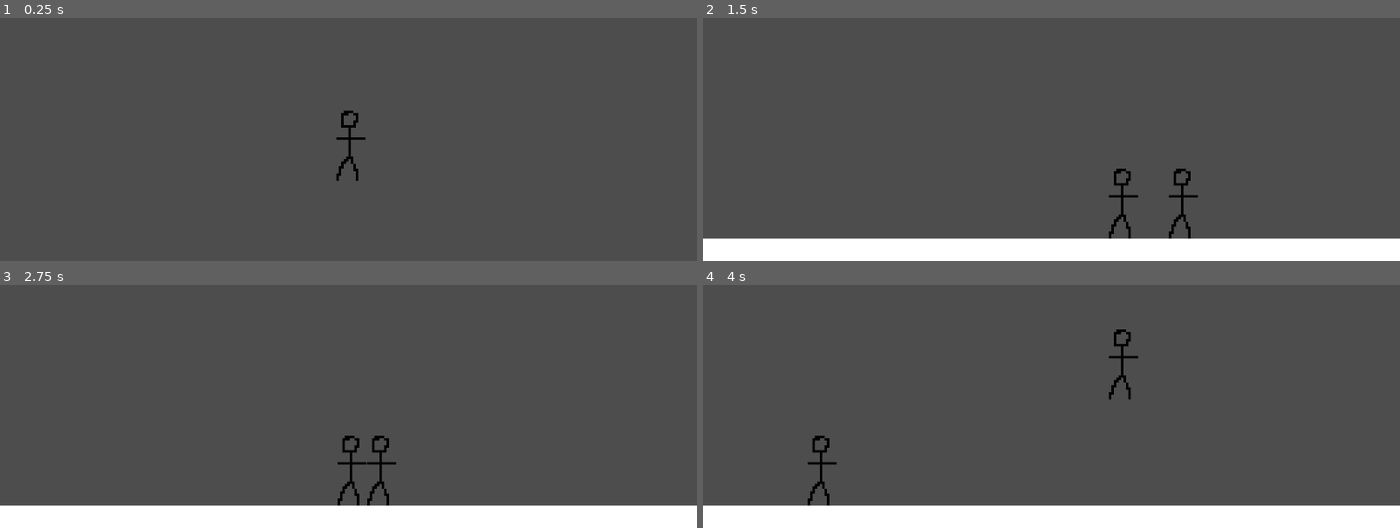
Above: before the commit, frames 1-4 (two rows, left to right).
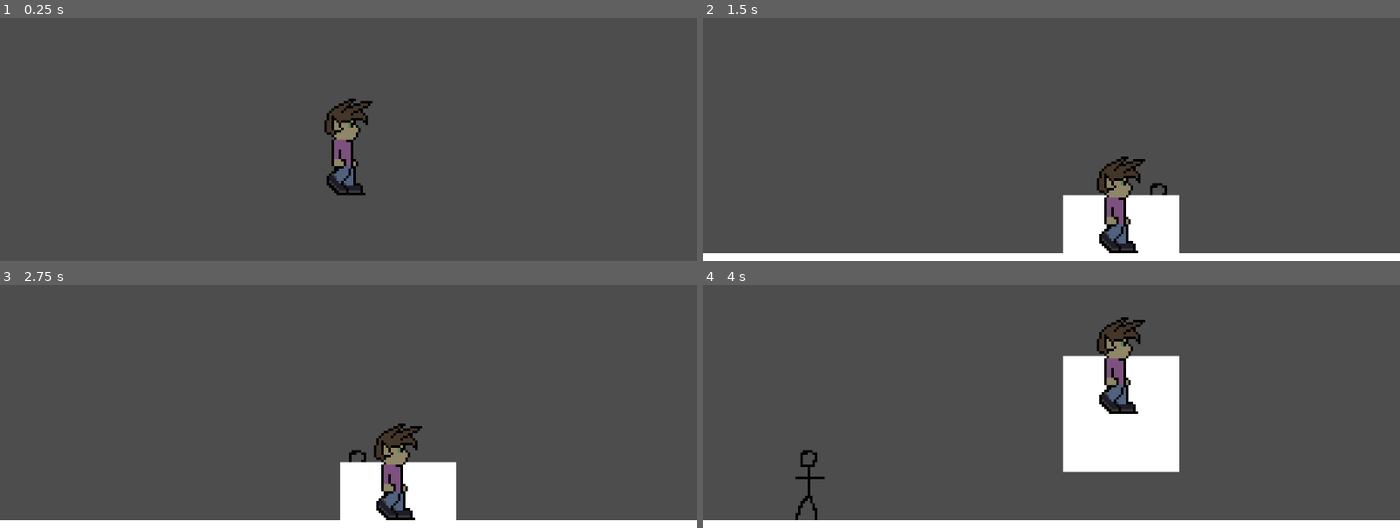
Above: after the commit, the same moments.

Repository: MastersUniversity/Stealth-Platformer
Game: Godot game, scene res://main_game.tscn
Same seed, same stepped clock (60 frames per second), same inputs: the game is played once before the commit and once after it.
Inputs:
- Up to frame 1 (0.25 s): no input
- Up to frame 2 (1.5 s): tap Enter (ui_accept) at 0.5, 0.77 s; hold Right (ui_right) from 0.53 s (still down)
- Up to frame 3 (2.75 s): tap Enter (ui_accept) at 1.52 s; release Right (ui_right) at 2.03 s; hold Left (ui_left) from 2.03 s (still down)
- Up to frame 4 (4 s): tap Enter (ui_accept) at 2.75, 3.02, 3.77 s; release Left (ui_left) at 2.78 s; hold Right (ui_right) from 2.78 s (still down)

The runs differ from the first frame. In frame 1, 1.6% of the frame differs, in the area x 46-54%, y 32-74%; in frame 2, 9.4%; in frame 3, 9.2%; in frame 4, 15%, in the area x 0-100%, y 13-97%.

Commit message:
Crouch Feature Part 1
Rough version of the crouch feature

Diff:
--- a/Scenes/Characters/Player/Player.gd
+++ b/Scenes/Characters/Player/Player.gd
@@ -2,11 +2,16 @@
 
 
 const SPEED = 100.0
+const WALK_SOUND = 3.0
+const CROUCH_SPEED = 50.0
+const CROUCH_SOUND = 1.5
 const JUMP_VELOCITY = -300.0
 
 
 # Get the gravity from the project settings to be synced with RigidBody nodes.
 var gravity = ProjectSettings.get_setting("physics/2d/default_gravity")
+var current_speed = SPEED
+var current_sound = 0
 
 
 func _physics_process(delta):
@@ -19,25 +24,37 @@
 	if Input.is_action_just_pressed("ui_accept") and is_on_floor():
 		velocity.y = JUMP_VELOCITY
 
+	if Input.is_key_pressed(KEY_S):
+		current_speed = CROUCH_SPEED
+		current_sound = CROUCH_SOUND
+		$Sprite2D.scale.y = 0.5
+		$WalkingColider.disabled = true
+		$CrouchingCollider.disabled = false
+
+	else:
+		current_speed = SPEED
+		current_sound = WALK_SOUND
+		$Sprite2D.scale.y = 1
+		$WalkingColider.disabled = false
+		$CrouchingCollider.disabled = true
+
 	# Handles making the sound based on what the player is doing
-	# (Could use refinement)
-	if velocity.x != 0:
-		$Sound.sound_radius = 3
-		$Sound.set_global_location_vector(self.global_position)
-	elif velocity.y < JUMP_VELOCITY * .9:
-		$Sound.sound_radius = 3
-	else:
-		$Sound.sound_radius = 0
+	if velocity.y < JUMP_VELOCITY * .9:
+		current_sound = WALK_SOUND
 
 	# Get the input direction and handle the movement/deceleration.
 	# As good practice, you should replace UI actions with custom gameplay actions.
 	var direction = Input.get_axis("ui_left", "ui_right")
 	if direction:
-		velocity.x = move_toward(velocity.x, direction * SPEED, SPEED/10)
+		velocity.x = move_toward(velocity.x, direction * current_speed, current_speed/10)
+		$Sound.sound_radius = current_sound
+		$Sound.set_global_location_vector(self.global_position)
 	elif is_on_floor():
 		velocity.x = move_toward(velocity.x, 0, SPEED)
+		$Sound.sound_radius = 0
 	else:
 		velocity.x = move_toward(velocity.x, 0, SPEED/30)
+		$Sound.sound_radius = 0
 
 
 	move_and_slide()
--- a/Scenes/Characters/Player/player.tscn
+++ b/Scenes/Characters/Player/player.tscn
@@ -1,24 +1,34 @@
-[gd_scene load_steps=5 format=3 uid="uid://clmjvxbb85c33"]
+[gd_scene load_steps=7 format=3 uid="uid://clmjvxbb85c33"]
 
 [ext_resource type="Script" path="res://Scenes/Characters/Player/Player.gd" id="1_875am"]
 [ext_resource type="Texture2D" uid="uid://b541242e51dv2" path="res://Assets/Sprites/Characters/Player/Player_Temp.png" id="1_u40yy"]
 [ext_resource type="PackedScene" uid="uid://bn0n5f7momi85" path="res://Scenes/Misc/Sound/sound.tscn" id="3_0t3rf"]
+[ext_resource type="Texture2D" uid="uid://bcm4q8v68f8sm" path="res://Assets/Sprites/Characters/Player/Player_Walking.png" id="4_5j43y"]
 
 [sub_resource type="RectangleShape2D" id="RectangleShape2D_wpwwp"]
-size = Vector2(12, 29)
+size = Vector2(20, 40)
+
+[sub_resource type="RectangleShape2D" id="RectangleShape2D_6gkv7"]
+size = Vector2(20, 21)
 
 [node name="Player" type="CharacterBody2D"]
 script = ExtResource("1_875am")
 
 [node name="PlayerTemp" type="Sprite2D" parent="."]
+visible = false
 texture_filter = 1
 texture = ExtResource("1_u40yy")
 
-[node name="CollisionShape2D" type="CollisionShape2D" parent="."]
-position = Vector2(1, 0.5)
+[node name="WalkingColider" type="CollisionShape2D" parent="."]
+position = Vector2(0, 1)
 shape = SubResource("RectangleShape2D_wpwwp")
 
+[node name="CrouchingCollider" type="CollisionShape2D" parent="."]
+position = Vector2(0, 10.5)
+shape = SubResource("RectangleShape2D_6gkv7")
+
 [node name="Sound" parent="." instance=ExtResource("3_0t3rf")]
+position = Vector2(0, 21)
 sound_radius = 1.0
 
 [node name="Camera2D" type="Camera2D" parent="."]
@@ -29,3 +39,11 @@
 drag_left_margin = 0.7
 drag_top_margin = 0.7
 drag_bottom_margin = 0.7
+
+[node name="Sprite2D" type="Sprite2D" parent="."]
+texture_filter = 1
+position = Vector2(0, 21)
+texture = ExtResource("4_5j43y")
+offset = Vector2(0, -21)
+hframes = 9
+frame = 8
--- a/Scenes/Misc/Sound/sound.tscn
+++ b/Scenes/Misc/Sound/sound.tscn
@@ -12,7 +12,6 @@
 shape = SubResource("CircleShape2D_orhrs")
 
 [node name="TestAreaRect" type="ColorRect" parent="CollisionShape2D"]
-visible = false
 offset_left = -8.0
 offset_top = -8.0
 offset_right = 8.0
--- a/test_scene.tscn
+++ b/test_scene.tscn
@@ -5,7 +5,7 @@
 [ext_resource type="PackedScene" uid="uid://b2qbyvgxy3vnw" path="res://Scenes/Misc/Sound Listener/sound_listener.tscn" id="2_g2tkq"]
 
 [sub_resource type="RectangleShape2D" id="RectangleShape2D_5xuwi"]
-size = Vector2(288, 20)
+size = Vector2(288, 16)
 
 [node name="Node2D" type="Node2D"]
 script = ExtResource("1_txx54")
@@ -28,4 +28,17 @@
 [node name="SoundListener" parent="." instance=ExtResource("2_g2tkq")]
 position = Vector2(32, 0)
 
+[node name="StaticBody2D2" type="StaticBody2D" parent="."]
+position = Vector2(176, 0)
+
+[node name="CollisionShape2D" type="CollisionShape2D" parent="StaticBody2D2"]
+shape = SubResource("RectangleShape2D_5xuwi")
+
+[node name="ColorRect" type="ColorRect" parent="StaticBody2D2"]
+offset_left = -144.0
+offset_top = -8.0
+offset_right = 144.0
+offset_bottom = 8.0
+color = Color(0, 1, 1, 1)
+
 [connection signal="heard_sound" from="SoundListener" to="." method="_on_sound_listener_heard_sound"]
Binary file added: Assets/Sprites/Characters/Player/Player_Walking.png
Not shown, added: Assets/Sprites/Characters/Player/Player_Walking.png.import
Binary file added: Assets/Sprites/Characters/Player/game character.png
Not shown, added: Assets/Sprites/Characters/Player/game character.png.import
Not shown, added: .DS_Store
Not shown, added: Assets/.DS_Store
Not shown, added: Assets/Sprites/.DS_Store
Not shown, added: Assets/Sprites/Characters/.DS_Store
Not shown, added: Assets/Sprites/Characters/Player/.DS_Store
